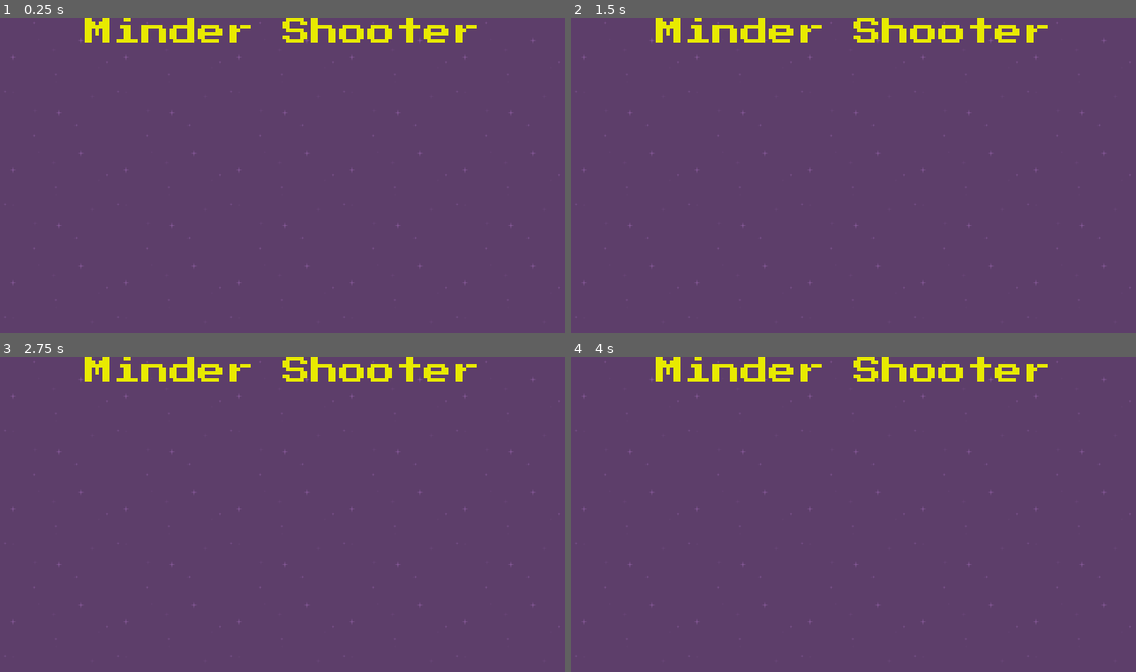
Above: before the commit, frames 1-4 (two rows, left to right).
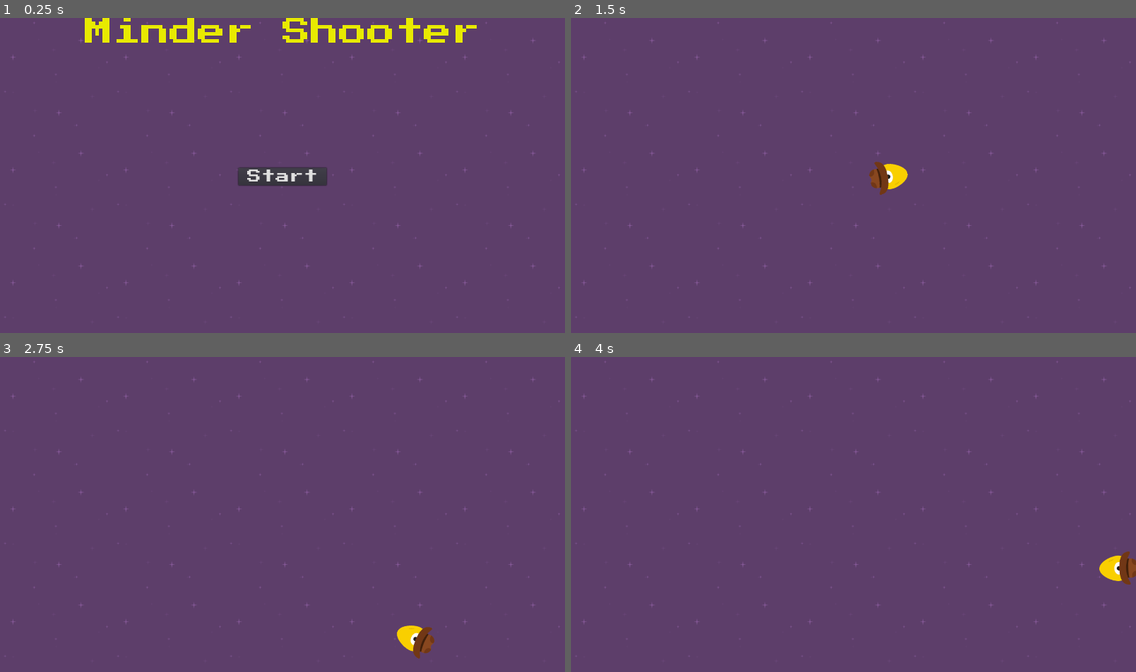
Above: after the commit, the same moments.

Repository: 201flaviosilva-labs/Minder-Shooter
Game: Godot game, scene res://src/Scenes/Main.tscn
The game is run twice, just before and just after one commit, with the same random seed, the same clock (stepped at 60 frames per second) and the same inputs.
Inputs (mouse positions are in pixels of both pictures, inside the frame that each line leads up to):
- Up to frame 1 (0.25 s): no input
- Up to frame 2 (1.5 s): click (853, 175) at 0.5 s, where only the run after the commit has a clickable "Start"; tap Enter at 1.25 s; move the mouse to (977, 159) at 1.27 s; hold D (move_right, bound only after the commit) from 1.28 s (still down)
- Up to frame 3 (2.75 s): move the mouse to (169, 530) at 2.02 s; release D (move_right, bound only after the commit) at 2.03 s; hold S (move_down, bound only after the commit) from 2.03 s (still down)
- Up to frame 4 (4 s): move the mouse to (910, 445) at 2.77 s; release S (move_down, bound only after the commit) at 2.78 s; hold D (move_right, bound only after the commit) 2.78-3.53 s; move the mouse to (825, 577) at 3.52 s; hold W (move_up, bound only after the commit) from 3.53 s (still down)

The runs differ from the first frame. In frame 1, 0.9% of the frame differs, in the area x 42-58%, y 47-54%; in frame 2, 2.5%; in frame 3, 2.5%, in the area x 15-85%, y 0-96%; in frame 4, 2.5%.

Commit message:
Create player and movement

Diff:
--- a/project.godot
+++ b/project.godot
@@ -25,6 +25,33 @@
 
 enabled=PoolStringArray( "res://addons/wakatime/plugin.cfg" )
 
+[input]
+
+move_up={
+"deadzone": 0.5,
+"events": [ Object(InputEventKey,"resource_local_to_scene":false,"resource_name":"","device":0,"alt":false,"shift":false,"control":false,"meta":false,"command":false,"pressed":false,"scancode":87,"physical_scancode":0,"unicode":0,"echo":false,"script":null)
+, Object(InputEventKey,"resource_local_to_scene":false,"resource_name":"","device":0,"alt":false,"shift":false,"control":false,"meta":false,"command":false,"pressed":false,"scancode":16777232,"physical_scancode":0,"unicode":0,"echo":false,"script":null)
+ ]
+}
+move_down={
+"deadzone": 0.5,
+"events": [ Object(InputEventKey,"resource_local_to_scene":false,"resource_name":"","device":0,"alt":false,"shift":false,"control":false,"meta":false,"command":false,"pressed":false,"scancode":83,"physical_scancode":0,"unicode":0,"echo":false,"script":null)
+, Object(InputEventKey,"resource_local_to_scene":false,"resource_name":"","device":0,"alt":false,"shift":false,"control":false,"meta":false,"command":false,"pressed":false,"scancode":16777234,"physical_scancode":0,"unicode":0,"echo":false,"script":null)
+ ]
+}
+move_left={
+"deadzone": 0.5,
+"events": [ Object(InputEventKey,"resource_local_to_scene":false,"resource_name":"","device":0,"alt":false,"shift":false,"control":false,"meta":false,"command":false,"pressed":false,"scancode":65,"physical_scancode":0,"unicode":0,"echo":false,"script":null)
+, Object(InputEventKey,"resource_local_to_scene":false,"resource_name":"","device":0,"alt":false,"shift":false,"control":false,"meta":false,"command":false,"pressed":false,"scancode":16777231,"physical_scancode":0,"unicode":0,"echo":false,"script":null)
+ ]
+}
+move_right={
+"deadzone": 0.5,
+"events": [ Object(InputEventKey,"resource_local_to_scene":false,"resource_name":"","device":0,"alt":false,"shift":false,"control":false,"meta":false,"command":false,"pressed":false,"scancode":68,"physical_scancode":0,"unicode":0,"echo":false,"script":null)
+, Object(InputEventKey,"resource_local_to_scene":false,"resource_name":"","device":0,"alt":false,"shift":false,"control":false,"meta":false,"command":false,"pressed":false,"scancode":16777233,"physical_scancode":0,"unicode":0,"echo":false,"script":null)
+ ]
+}
+
 [physics]
 
 common/enable_pause_aware_picking=true
--- /dev/null
+++ b/src/Prefabs/Player.tscn
@@ -0,0 +1,21 @@
+[gd_scene load_steps=4 format=2]
+
+[ext_resource path="res://src/Assets/Sprites/Minders/CowMinder.png" type="Texture" id=1]
+[ext_resource path="res://src/Scripts/Player.gd" type="Script" id=2]
+
+[sub_resource type="CapsuleShape2D" id=1]
+radius = 22.0
+height = 30.0
+
+[node name="Player" type="Area2D"]
+script = ExtResource( 2 )
+__meta__ = {
+"_edit_group_": true
+}
+
+[node name="Sprite" type="Sprite" parent="."]
+texture = ExtResource( 1 )
+
+[node name="CollisionShape2D" type="CollisionShape2D" parent="."]
+rotation = 1.5708
+shape = SubResource( 1 )
--- /dev/null
+++ b/src/Scenes/Game.tscn
@@ -0,0 +1,11 @@
+[gd_scene load_steps=3 format=2]
+
+[ext_resource path="res://src/Prefabs/Background.tscn" type="PackedScene" id=1]
+[ext_resource path="res://src/Prefabs/Player.tscn" type="PackedScene" id=2]
+
+[node name="Game" type="Node"]
+
+[node name="Background" parent="." instance=ExtResource( 1 )]
+
+[node name="Player" parent="." instance=ExtResource( 2 )]
+position = Vector2( 640, 360 )
--- a/src/Scenes/Main.tscn
+++ b/src/Scenes/Main.tscn
@@ -1,15 +1,21 @@
-[gd_scene load_steps=4 format=2]
+[gd_scene load_steps=6 format=2]
 
 [ext_resource path="res://src/Assets/Fonts/PressStart2P/PressStart2P-Regular.ttf" type="DynamicFontData" id=1]
 [ext_resource path="res://src/Prefabs/Background.tscn" type="PackedScene" id=2]
+[ext_resource path="res://src/Scripts/Main.gd" type="Script" id=3]
 
 [sub_resource type="DynamicFont" id=1]
 size = 64
 font_data = ExtResource( 1 )
 
+[sub_resource type="DynamicFont" id=2]
+size = 32
+font_data = ExtResource( 1 )
+
 [node name="Main" type="Control"]
 anchor_right = 1.0
 anchor_bottom = 1.0
+script = ExtResource( 3 )
 __meta__ = {
 "_edit_use_anchors_": false
 }
@@ -24,3 +30,20 @@
 text = "Minder Shooter"
 align = 1
 valign = 1
+
+[node name="Button" type="Button" parent="."]
+anchor_left = 0.5
+anchor_top = 0.5
+anchor_right = 0.5
+anchor_bottom = 0.5
+margin_left = -100.0
+margin_top = -20.0
+margin_right = 100.0
+margin_bottom = 20.0
+custom_fonts/font = SubResource( 2 )
+text = "Start"
+__meta__ = {
+"_edit_use_anchors_": false
+}
+
+[connection signal="pressed" from="Button" to="." method="_on_Button_pressed"]
--- /dev/null
+++ b/src/Scripts/Main.gd
@@ -0,0 +1,10 @@
+extends Control
+
+
+func _ready():
+	pass
+
+
+func _on_Button_pressed():
+	get_tree().change_scene("res://src/Scenes/Game.tscn");
+	pass # Replace with function body.
--- /dev/null
+++ b/src/Scripts/Player.gd
@@ -0,0 +1,24 @@
+extends Area2D
+
+export var SPEED = 400;
+
+func _ready():
+	pass
+
+func _process(delta):
+	look_at(get_global_mouse_position())
+	var velocity = Vector2.ZERO;
+
+	if Input.is_action_pressed("move_up"):
+		velocity.y -= SPEED;
+	elif Input.is_action_pressed("move_down"):
+		velocity.y += SPEED;
+
+	if Input.is_action_pressed("move_left"):
+		velocity.x -= SPEED;
+	elif Input.is_action_pressed("move_right"):
+		velocity.x += SPEED;
+
+	velocity = velocity.normalized() * SPEED;
+	position += velocity * delta;
+	pass
